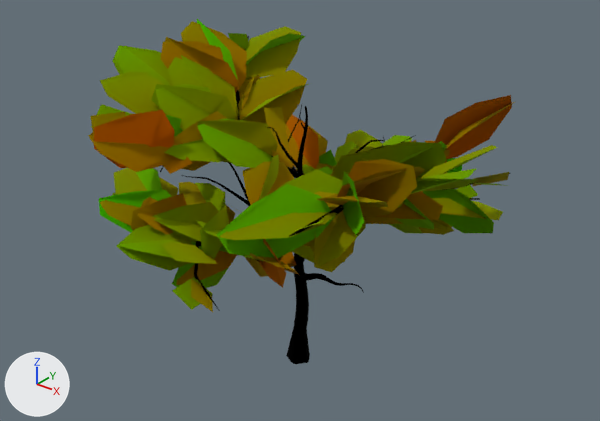
The glTF model Meshes/Trees/Tree_small_2.glb as it was, and as the next commit left it.
Both versions are drawn from a camera (50 mm lens) standing at (20.8, -26.0, 23.0) and looking at (0.2, -0.3, 7.0). The axes (+X, +Y, +Z) are drawn at lower left. The lights are the same throughout. Objects named as collision shapes, trigger or cutter boxes, shadow casters or lower levels of detail are left out. Vertices at the same position are counted once.

In view in the first picture: 'Tree small 2'.
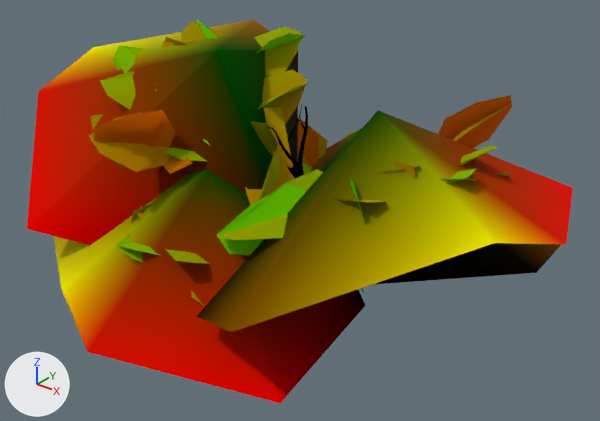
Edits to the bpy script that builds the scene:
```text
Add mat_tree_branch_lod:
    mat_tree_branch_lod = bpy.data.materials.new('Tree branch lod')
    # nodes: BsdfPrincipled, Math, OutputMaterial, VertexColor
Change me_tree_016:
    where me_tree_016.from_pydata(...)  # 2822 vertices, 4184 faces; spans x -7.9..9.0, y -9.1..9.5, z -1.0..14.3
    used by ob_tree_small_2; location = (0.0, 0.0, 0.0)
    me_tree_016 part 1: 6 of the faces centred in x -0.3..0.4, y -0.6..0.3, z -0.4 are now shaded flat
Add me_tree_025:
    me_tree_025.from_pydata(...)  # 283 vertices, 449 faces; spans x -10.2..12.2, y -11.9..12.1, z -1.0..14.2
    # faces by material slot: [417, 32]
    me_tree_025.materials.append(mat_bark)
    me_tree_025.materials.append(mat_tree_branch_lod)
Add ob_tree_small_2_lod1:
    ob_tree_small_2_lod1 = bpy.data.objects.new('Tree small 2 LOD1', me_tree_025)
    ob_tree_small_2_lod1.location = (0.0, 0.0, 0.0)
```

Changed parts and their boxes [x1, y1, x2, y2] in the pictures (600 x 421 px):
'Tree small 2 LOD1', added: after [27, 20, 573, 403]
    faces in mat_tree_branch_lod: [27, 20, 573, 403]
    faces in mat_bark: [278, 122, 307, 175]
part 1 of me_tree_016, shading changed: before [289, 333, 298, 364]
